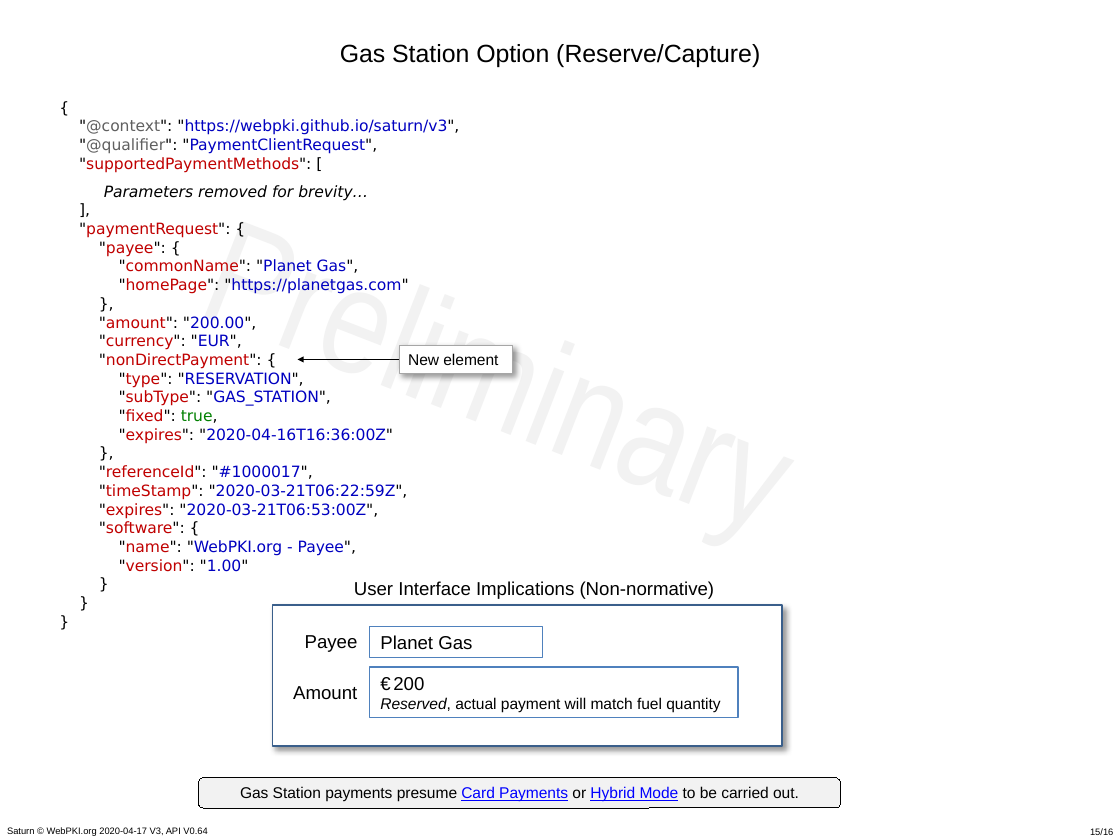
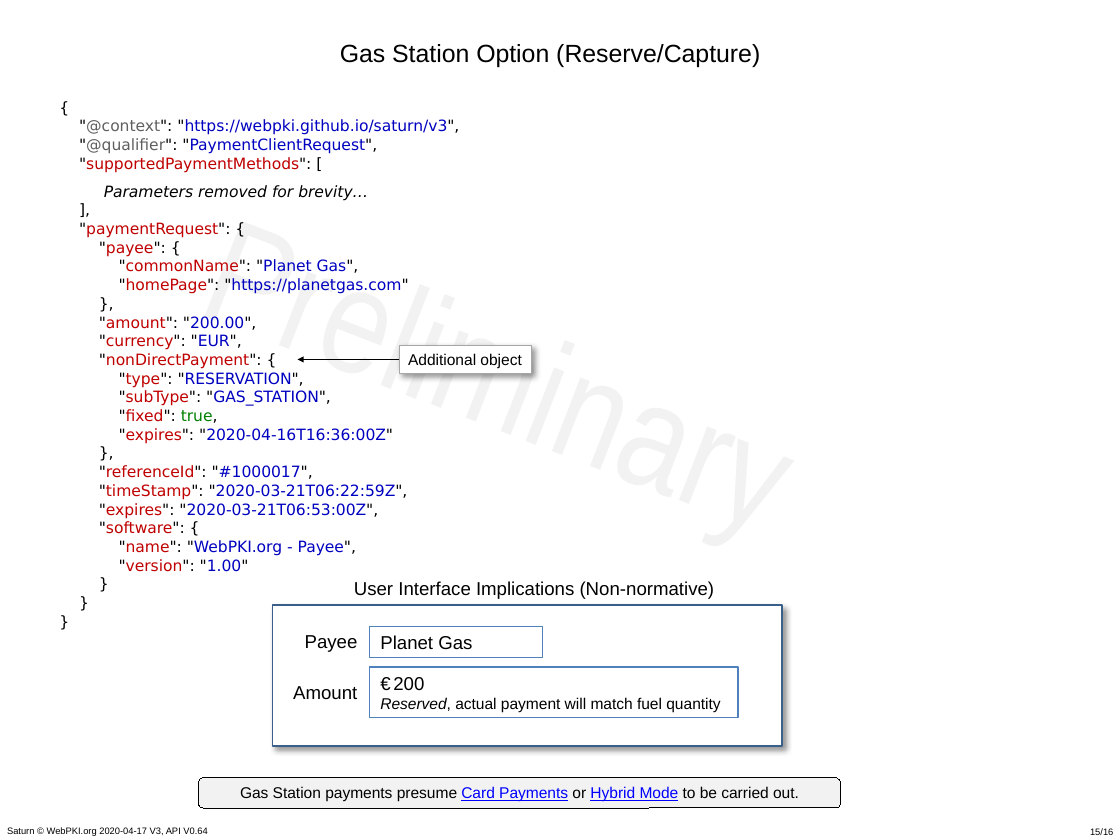
Before and after one commit to cyberphone/doc, a slide deck: slide 15 of saturn/saturn-v3-presentation.pptx. Drawn at 1120x840 pixels with LibreOffice and Linux fonts; fonts in the diff are those of the drawing; background and template pictures are left out. Boxes give left, top, right and bottom in pixels: in the first picture for what was removed or moved away, otherwise in the second. Text is boxed around its words. In the diff, an @@ line names an element or a change of style, - is before the commit and + after.

```diff
--- a/saturn/saturn-v3-presentation.pptx
+++ b/saturn/saturn-v3-presentation.pptx
@@ rectangle "Additional object": place and size @@
-rectangle "Additional object" at box(400, 346, 513, 374)
+rectangle "Additional object" at box(400, 346, 532, 374)
@@ text in rectangle at box(408, 353, 521, 369): text changed @@
-New element
+Additional object
```
Also in this commit, not shown: 3 other slides changed, 1 other file.
